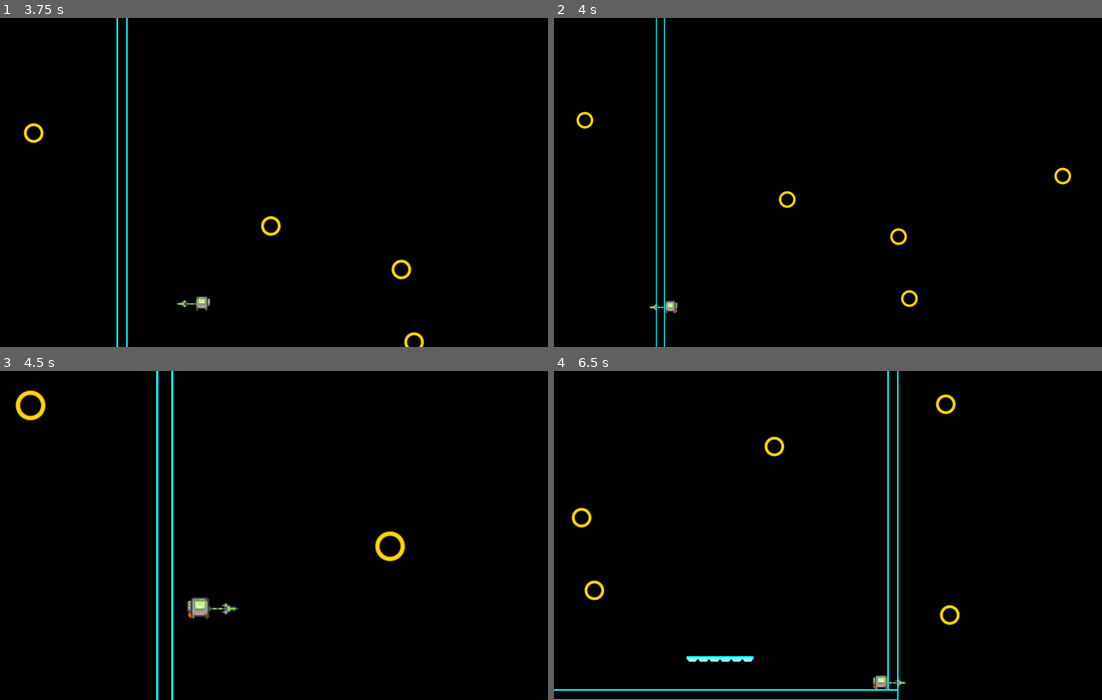
Above: before the commit, frames 1-4 (two rows, left to right).
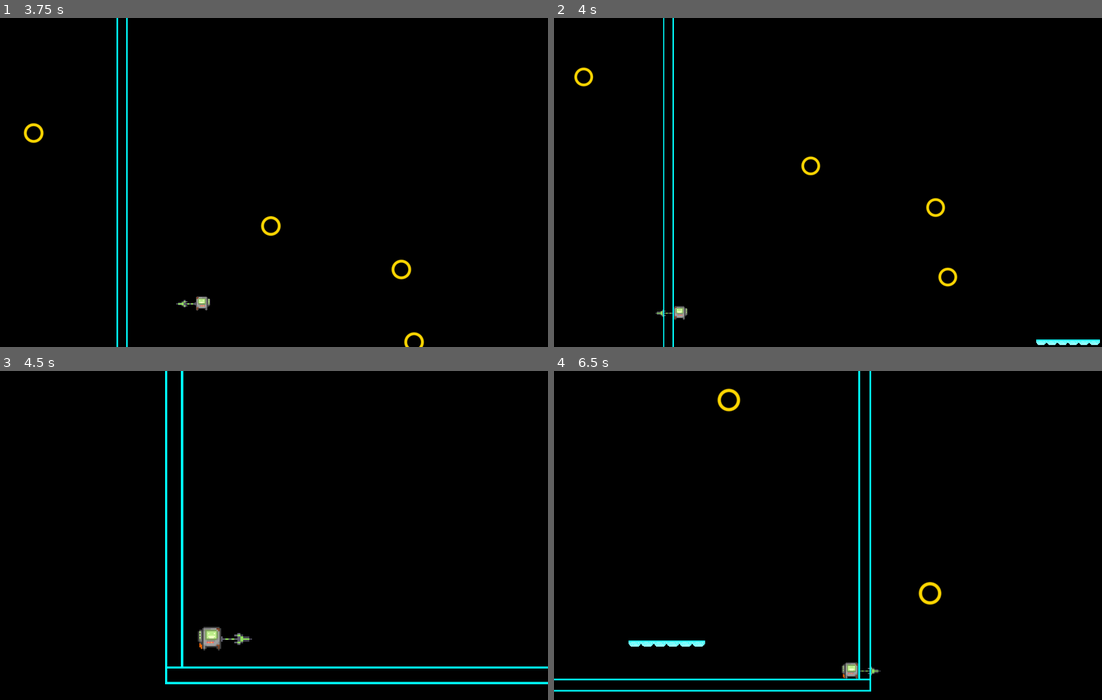
Above: after the commit, the same moments.

Repository: danpokhrel/Prototype3
Game: Godot game, scene res://scenes/main.tscn
Same seed, same stepped clock (60 frames per second), same inputs: the game is played once before the commit and once after it.
Inputs (mouse positions are in pixels of both pictures, inside the frame that each line leads up to):
- Up to frame 1 (3.75 s): move the mouse to (246, 248) at 0.52 s; hold D (move_right) 0.53-2.03 s; tap Shift (dash) every 0.75 s from 0.6 to 3.6 s; click (246, 248) at 0.67 s; tap Space (jump) at 0.77, 1.07, 1.52, 1.82, 3.02, 3.32 s; move the mouse to (438, 231) at 1.27 s; move the mouse to (109, 133) at 2.02 s; hold A (move_left) from 2.03 s (still down); move the mouse to (301, 182) at 2.77 s; click (301, 182) at 2.92 s; move the mouse to (191, 100) at 3.52 s
- Up to frame 2 (4 s): keep holding A (move_left); tap Space (jump) at 3.77 s
- Up to frame 3 (4.5 s): tap Space (jump) at 4.07 s; move the mouse to (394, 519) at 4.27 s; release A (move_left) at 4.28 s; hold D (move_right) from 4.28 s (still down); tap Shift (dash) at 4.35 s
- Up to frame 4 (6.5 s): keep holding D (move_right); tap Space (jump) at 4.52, 4.82, 6.02, 6.32 s; move the mouse to (718, 551) at 5.02 s; tap Shift (dash) at 5.1, 5.85 s; click (718, 551) at 5.17 s; move the mouse to (882, 463) at 5.77 s

Frame 1 is identical in both runs. In frame 2, 2.0% of the frame differs, in the area x 3-100%, y 0-100%; in frame 3, 3.9%; in frame 4, 4.0%, in the area x 0-75%, y 0-100%.

Commit message:
prev change

Diff:
--- a/scenes/main.tscn
+++ b/scenes/main.tscn
@@ -142,7 +142,7 @@
 tile_set = SubResource("TileSet_ha0aq")
 
 [node name="Level Layout" parent="Platformer Level" unique_id=1764128550 instance=ExtResource("6_layout")]
-visible = false
+position = Vector2(-5000, 0)
 
 [node name="StaticBody2D" type="StaticBody2D" parent="Platformer Level" unique_id=1997429352]
 script = ExtResource("4_static")
@@ -153,3 +153,7 @@
 [node name="RingSpawner" type="Node2D" parent="Platformer Level" unique_id=579114224]
 script = ExtResource("12_eb6dy")
 ring_scene = ExtResource("13_trceg")
+
+[node name="Area2D" type="Area2D" parent="Platformer Level" unique_id=2063604623]
+
+[node name="CollisionShape2D" type="CollisionShape2D" parent="Platformer Level/Area2D" unique_id=1186756710]
